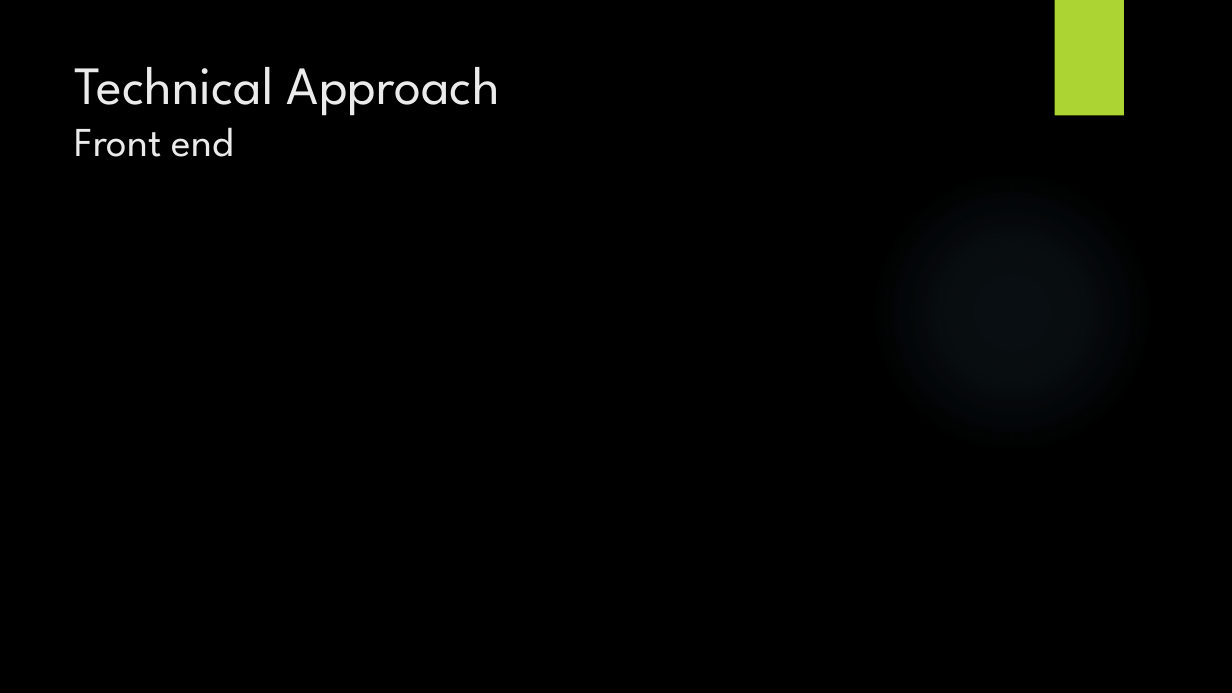
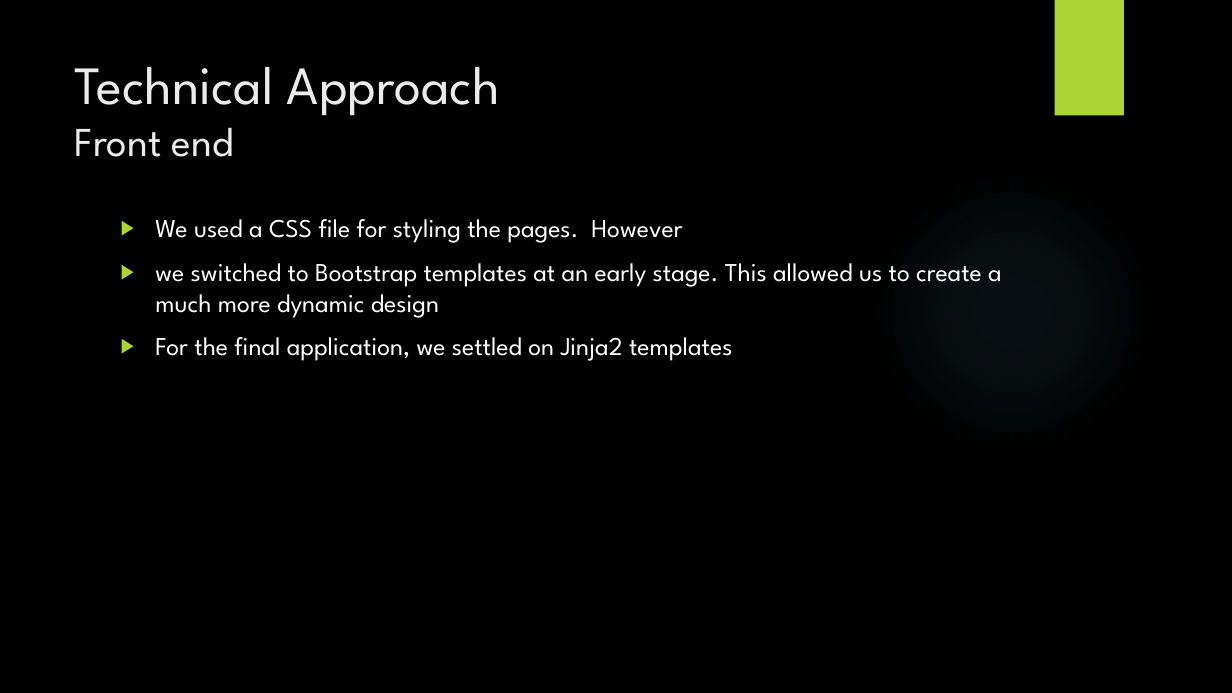
Before and after one commit to JBLACK2889/MENS-SHED-SOC09109, a slide deck: slide 5 of Documentation/reports/Presentation.pptx. Drawn at 1232x693 pixels with LibreOffice and Linux fonts; fonts in the diff are those of the drawing; background and template pictures are left out. Boxes give left, top, right and bottom in pixels: in the first picture for what was removed or moved away, otherwise in the second. Text is boxed around its words. In the diff, an @@ line names an element or a change of style, - is before the commit and + after.

```diff
--- a/Documentation/reports/Presentation.pptx
+++ b/Documentation/reports/Presentation.pptx
@@ text added at box(155, 219, 1002, 361), 20 pt, text #FFFFFF @@
+▶ We used a CSS file for styling the pages. However
+▶ we switched to Bootstrap templates at an early stage. This allowed us to create a much more dynamic design
+▶ For the final application, we settled on Jinja2 templates
```
Also in this commit, not shown: 1 other slide changed.
